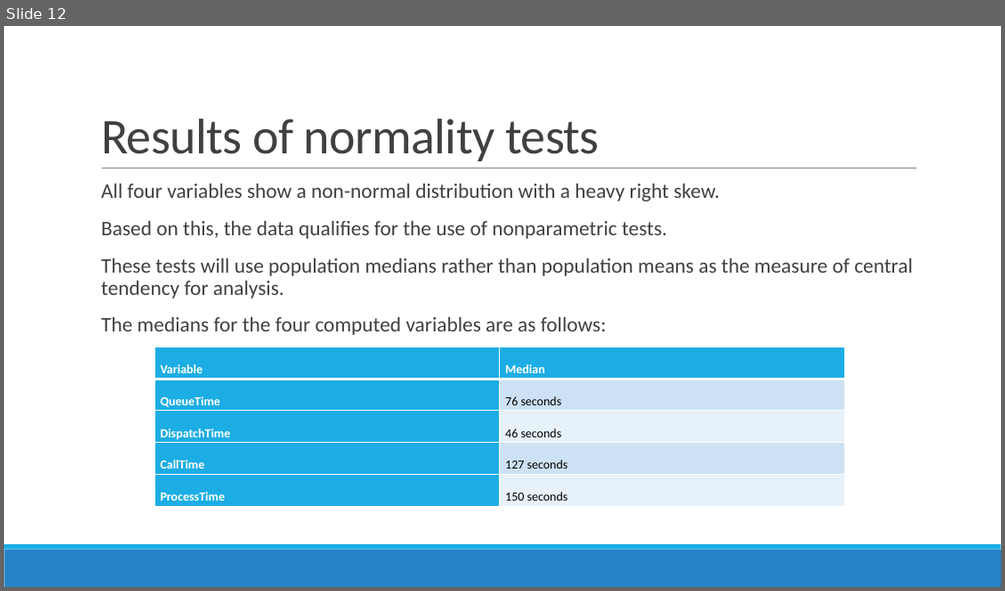
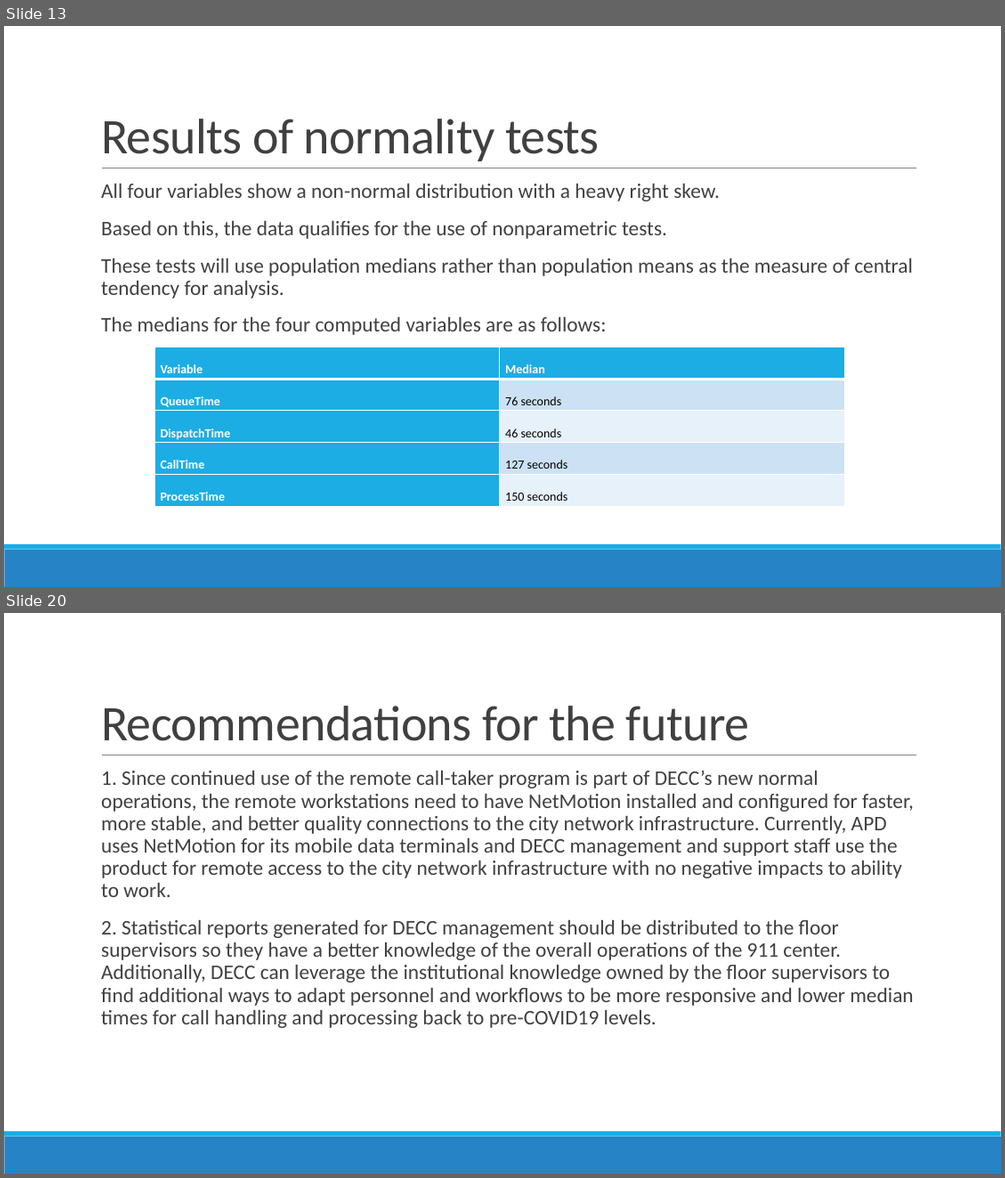
Before and after one commit to trdunsworth/WGU_Capstone, a slide deck: Dunsworth_Presentation.pptx. Shown one above the other, each under a label of ours: slide 12 before the commit, slides 13 and 20 after it; the slides between them are not shown. The pictures are 1005x591 and 1005x1178 pixels, drawn with LibreOffice and Linux fonts; fonts in the diff are those of the drawing. Boxes give left, top, right and bottom in pixels: in the first picture for what was removed or moved away, otherwise in the second. Text is boxed around its words. In the diff, an @@ line names an element or a change of style, - is before the commit and + after.

```diff
--- a/Dunsworth_Presentation.pptx
+++ b/Dunsworth_Presentation.pptx
@@ slide 20 added at [4,613,1001,1174], background #FFFFFF; not listed: 3 template elements that a slide beside it also shows @@
@@ title added at [101,706,749,741], 48 pt, text #404040 @@
+Recommendations for the future
@@ text added at [101,770,914,1028], 20 pt, text #404040 @@
+  1. Since continued use of the remote call-taker program is part of DECC’s new normal operations, the remote workstations need to have NetMotion installed and configured for faster, more stable, and better quality connections to the city network infrastructure. Currently, APD uses NetMotion for its mobile data terminals and DECC management and support staff use the product for remote access to the city network infrastructure with no negative impacts to ability to work.
+  2. Statistical reports generated for DECC management should be distributed to the floor supervisors so they have a better knowledge of the overall operations of the 911 center. Additionally, DECC can leverage the institutional knowledge owned by the floor supervisors to find additional ways to adapt personnel and workflows to be more responsive and lower median times for call handling and processing back to pre-COVID19 levels.
@@ what was slide 12 is now slide 13 @@
```
Also in this commit, not shown: 1 slide changed, 8 other slides added, 4 other files.
